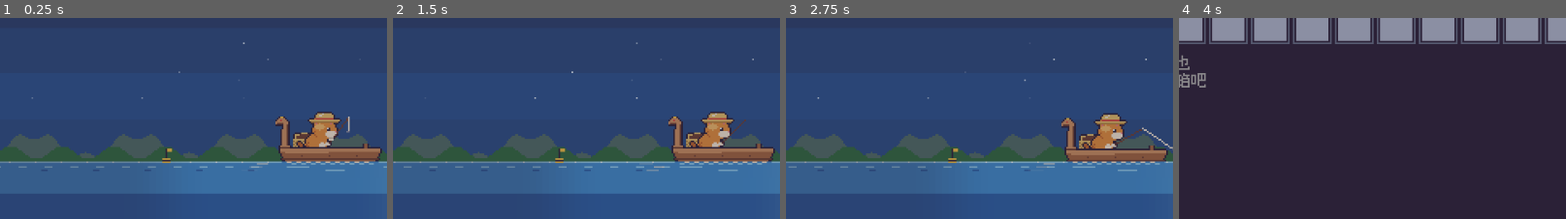
Above: before the commit, frames 1-4 (left to right).
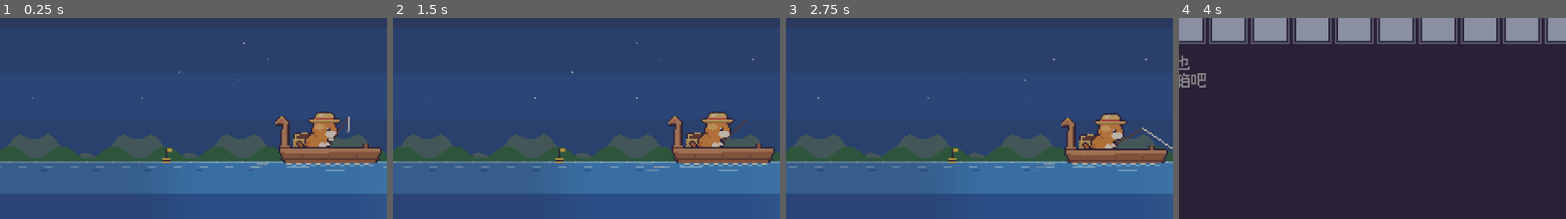
Above: after the commit, the same moments.

Repository: jiahecairen/pixel-cat-fishing
Game: Godot game, scene res://presentation/main.tscn
The game is run twice, just before and just after one commit, with the same random seed, the same clock (stepped at 60 frames per second) and the same inputs.
Inputs (mouse positions are % of the whole screen's width and height, from its top left):
- Up to frame 1 (0.25 s): no input
- Up to frame 2 (1.5 s): tap Enter at 0.5, 0.6 s; move the mouse to (45, 70) at 0.52 s; hold Up 0.53-1.25 s; click (45, 70) at 0.67 s; tap Space at 0.77 s; drag from (80, 65) to (45, 70) at 1.27 s
- Up to frame 3 (2.75 s): move the mouse to (20, 35) at 2.02 s; hold Left from 2.03 s (still down); tap C at 2.1 s
- Up to frame 4 (4 s): release Left at 2.75 s; drag from (55, 50) to (20, 35) at 2.77 s; move the mouse to (35, 25) at 3.52 s; hold Down from 3.53 s (still down); tap I at 3.6 s; tap Space at 3.77 s
The pictures show only the part of the screen within x 9-59%, y 44-94%; the shares and areas given below are measured in that part.

The runs differ from the first frame. In frame 1, 0.6% of the frame differs, in the area x 72-98%, y 71-75%; in frame 2, 0.6%; in frame 3, 0.6%; in frame 4, nothing differs.

Commit message:
v0.35: 收杆再划船、摊位柜台后行走、迷你窗居中、cm 尺寸
Co-Authored-By: Claude Sonnet 5.5 <noreply@anthropic.com>
Claude-Session: https://claude.ai/code/session_01MGVgxpnz2EqSwpVSKzj7dd

Diff:
--- a/core/game.gd
+++ b/core/game.gd
@@ -274,6 +274,7 @@
 		return false
 	var now: int = _clock.now_ms()
 	fishing.stop(now)
+	state.journey["line_out"] = 1
 	journey.depart(now)
 	_cancel_bird()
 	dirty = true
@@ -331,6 +332,10 @@
 	return int(state.effects["lucky_until_ms"]) > _clock.now_ms()
 
 ## 船所在位置属于哪片水域（"deep" / "normal" / "shallow"）。
+## 鸟飞来后停多久才送礼/偷鱼（画面里鸟停留的时间也按它）。
+func bird_act_after_ms() -> int:
+	return int(_birds.get("act_after_ms", 6000))
+
 func zone_id(x: float) -> String:
 	for z in _water.get("zones", []):
 		if x < float(z["max_x"]):
@@ -352,12 +357,36 @@
 	return Vector2(float(_water.get("boat_min_x", 30)), float(_water.get("boat_max_x", 440)))
 
 func can_steer() -> bool:
+	if fishing.state in [FishingSystem.State.HOOKED, FishingSystem.State.REELING, FishingSystem.State.SETTLEMENT]:
+		return false          # 正在收鱼，先让这条鱼收完
 	return (journey.activity() == Journey.Activity.FISHING or journey.activity() == Journey.Activity.IDLE_FULL) and not pomodoro.is_break()
+
+## 钓竿是不是甩出去了。划船会把竿收起来，停船后要按互动键重新甩竿。
+func line_out() -> bool:
+	return int(state.journey["line_out"]) == 1
+
+## 收杆：停掉这一竿（饵已经上了，没钓到就算丢了）。
+func reel_in() -> bool:
+	if not line_out():
+		return false
+	state.journey["line_out"] = 0
+	fishing.stop(_clock.now_ms())
+	dirty = true
+	return true
+
+## 停船后重新开始钓鱼。
+func cast_line() -> bool:
+	if line_out() or journey.activity() != Journey.Activity.FISHING or pomodoro.is_break():
+		return false
+	state.journey["line_out"] = 1
+	dirty = true
+	return true
 
 ## 划船：把船挪到 x（夹在可划范围内）。钓鱼不会被打断，咬钩时按船此刻所在的水域抽鱼。
 func steer_to(x: float) -> bool:
 	if not can_steer():
 		return false
+	reel_in()                  # 划船要先收杆
 	var nx := clampf(x, float(_water.get("boat_min_x", 30)), float(_water.get("boat_max_x", 440)))
 	if int(round(nx)) != journey.boat_x():
 		journey.set_boat_x(nx)
@@ -410,6 +439,10 @@
 # ------------------------------------------------------------------ 内部
 func _tick_fishing(now: int, events: Array) -> void:
 	var focus := in_focus()
+	if not line_out():                  # 钓竿收着（刚划过船）：等玩家按互动键再甩
+		if fishing.is_active():
+			fishing.stop(now)
+		return
 	# 下雨：鱼咬钩更快（等待时间缩短到 1/1.05）
 	var rain_speed := _rain_cfg("rain_bite_speed", 1.0) if _raining else 1.0
 	fishing.wait_multiplier = (1.0 if focus else _free_multiplier) / rain_speed
@@ -524,6 +557,8 @@
 	if r == "":
 		return
 	dirty = true
+	if r == "back":
+		state.journey["line_out"] = 1      # 回到钓点：自动甩竿
 	match r:
 		"sale":
 			var mult := focus_multiplier()
--- a/core/game_state.gd
+++ b/core/game_state.gd
@@ -20,7 +20,7 @@
 var inventory: Dictionary = {}
 ## 物品效果：幸运鱼饵的到期时刻、招财铃剩余的单数
 var effects: Dictionary = {"lucky_until_ms": 0, "bell_sales": 0, "napped_end_ms": 0, "bird_next_ms": 0, "bird_act_ms": 0}
-var journey: Dictionary = {"activity": 0, "phase_start_ms": 0, "phase_end_ms": 0, "next_eat_ms": 0, "paused_at_ms": 0, "sales": 0, "roam_x": 0, "walk_from": -1, "boat_x": 260}
+var journey: Dictionary = {"activity": 0, "phase_start_ms": 0, "phase_end_ms": 0, "next_eat_ms": 0, "paused_at_ms": 0, "sales": 0, "roam_x": 0, "walk_from": -1, "boat_x": 260, "line_out": 1}
 var stats: Dictionary = {"total_pomodoros": 0, "daily": {}, "total_fish": 0, "fish_counts": {}, "chests": 0, "fish_best": {}, "empty_casts": 0}
 ## 时长设置为 0 表示"使用 balance.json 的默认值"
 ## view_mode: 0 = 桌面迷你悬浮窗，1 = 全画面窗口
--- a/data/balance.json
+++ b/data/balance.json
@@ -270,7 +270,7 @@
     "min_ms": 180000,
     "max_ms": 480000,
     "steal_chance": 0.3,
-    "act_after_ms": 6000,
+    "act_after_ms": 10000,
     "bottle_chance": 0.5
   },
   "equipment": {
--- a/presentation/labels.gd
+++ b/presentation/labels.gd
@@ -65,8 +65,8 @@
 	"空": Rect2(0, 600, 9, 10),
 	"钓到": Rect2(0, 610, 19, 10),
 	"面团": Rect2(0, 620, 19, 10),
-	"厘米": Rect2(0, 630, 19, 10),
-	"装上": Rect2(0, 640, 19, 10),
+	"装上": Rect2(0, 630, 19, 10),
+	"空格键开始钓鱼": Rect2(0, 640, 69, 10),
 	"物品栏": Rect2(0, 650, 29, 10),
 	"使用": Rect2(0, 660, 19, 10),
 	"空空如也": Rect2(0, 670, 39, 10),
--- a/presentation/main.gd
+++ b/presentation/main.gd
@@ -28,7 +28,7 @@
 const FULL_MIN_H := 180          # 全画面至少能看到这么高的世界
 const FULL_MIN_W := 256
 const FULL_DEFAULT := Vector2i(960, 540)
-const FONT_ORDER := "0123456789:/+x-"
+const FONT_ORDER := "0123456789:/+x-cm"
 const FPS_NORMAL := 30
 const FPS_DRAG := 60
 const SFX := ["click", "cast", "twitch", "bite", "reel", "catch", "rare", "coin", "buy", "deny", "done", "break_end"]
@@ -46,6 +46,7 @@
 # ---- 界面布局（界面坐标） ----
 const PANEL_POS := Vector2(15, 1)
 const PANEL_SIZE := Vector2(110, 27)
+const MINI_HUD_DX := -6.0              # 迷你窗里顶栏左移，让它在 128 宽的窗口里居中
 const BTN_MAIN := Rect2(78, 3, 11, 11)
 const BTN_TOWN := Rect2(89, 3, 11, 11)
 const BTN_MENU := Rect2(100, 3, 11, 11)     # 齿轮：只打开设置
@@ -57,7 +58,7 @@
 const QUIT_BOX := Rect2(15, 30, 110, 36)
 const QUIT_YES := Rect2(24, 49, 36, 13)
 const QUIT_NO := Rect2(80, 49, 36, 13)
-const MINI_SCENE := Rect2(4, 28, 121, 66)     # 迷你视图里可拖动/可点击的场景区域
+const MINI_SCENE := Rect2(0, 28, 128, 66)     # 迷你视图里可拖动/可点击的场景区域
 const MINI_CAM_Y := World.WATER_Y - 74
 const MINI_CAT_X := 44                        # 迷你视图里小猫固定出现的横坐标
 const FULL_UI_OFF := Vector2(-11, 3)
@@ -105,6 +106,7 @@
 var _confirm_quit: bool = false   # 正在显示"确定要退出吗"
 var interior: String = ""        # 小猫所在的屋子（"" = 在室外）；不存档，重启后回到门口
 var _last_walk_input: int = -100000
+var _row_ready_at: int = 0      # 收杆动作做完、可以开始划船的时刻
 const KEYS_LEFT := [KEY_LEFT, KEY_A]
 const KEYS_RIGHT := [KEY_RIGHT, KEY_D]
 const KEYS_ACT := [KEY_SPACE, KEY_ENTER, KEY_E, KEY_UP, KEY_W]
@@ -372,15 +374,23 @@
 		# 在船上：方向键划船（每帧重新读回存档里的位置，避免和别处改动打架）
 		if absf(_boat_fx - float(j.boat_x())) > 1.5:
 			_boat_fx = float(j.boat_x())
-		_boat_fx = clampf(_boat_fx + dir * BOAT_SPEED * game.move_speed() * dt, 0.0, 9999.0)
-		game.steer_to(_boat_fx)
-		var lim := game.boat_limits()
-		world.boat_moving = not ((dir < 0 and j.boat_x() <= lim.x) or (dir > 0 and j.boat_x() >= lim.y))   # 顶到头就不划了
+		if game.line_out():                          # 竿还在水里：先快速收杆，收完才开始划
+			game.reel_in()
+			world.retract_t0 = t
+			_row_ready_at = t + World.RETRACT_MS
 		world.boat_dir = float(dir)
 		_last_walk_input = t
+		if t >= _row_ready_at:
+			_boat_fx = clampf(_boat_fx + dir * BOAT_SPEED * game.move_speed() * dt, 0.0, 9999.0)
+			game.steer_to(_boat_fx)
+			var lim := game.boat_limits()
+			world.boat_moving = not ((dir < 0 and j.boat_x() <= lim.x) or (dir > 0 and j.boat_x() >= lim.y))   # 顶到头就不划了
 	elif dir != 0 and j.in_town():
-		if j.activity() != Journey.Activity.ROAM and game.begin_roam(world.cat_pos.x):
-			_roam_fx = world.cat_pos.x
+		if j.activity() != Journey.Activity.ROAM:
+			var was_behind: bool = world.walk_behind or j.activity() == Journey.Activity.VENDING or j.activity() == Journey.Activity.SOLD_OUT
+			if game.begin_roam(world.cat_pos.x):
+				_roam_fx = world.cat_pos.x
+				world.roam_behind = was_behind       # 在摊位里按方向键：先在柜台后面走，走出摊位才回到前面
 		if j.activity() == Journey.Activity.ROAM:
 			if absf(_roam_fx - j.roam_x()) > 1.5:
 				_roam_fx = j.roam_x()      # 读档后或从屋里出来：以存档里的位置为准，避免第一步瞬移到码头
@@ -391,17 +401,22 @@
 			_last_walk_input = t
 	elif j.activity() == Journey.Activity.ROAM and mini:
 		# 玩家接管后小猫就一直听玩家的，不会自己走开；只有切到迷你悬浮窗才交还给自动流程
-		var x := float(j.roam_x())
-		game.end_roam(world.frac_to_stall(x), world.frac_to_boat(x))
-
-
-## 互动键：在海上 = 去小镇；自由走动时在摊位旁 = 开张，在码头 = 上船。
+		_end_roam_auto(float(j.roam_x()))
+
+
+func _end_roam_auto(x: float) -> void:
+	world.route_behind_start = world.roam_behind
+	game.end_roam(world.frac_to_stall(x), world.frac_to_boat(x))
+
+
+## 互动键：在海上 = 收着竿时重新甩竿；自由走动时在摊位旁 = 开张，在码头 = 上船。
 func _interact() -> void:
 	var j: Journey = game.journey
 	if interior != "":
 		_interact_inside()
 	elif j.on_boat():
-		_go_to_town()
+		if j.activity() == Journey.Activity.FISHING and game.cast_line():
+			play("click")             # 停船后按互动键：重新甩竿
 	elif j.activity() == Journey.Activity.SOLD_OUT:
 		_go_fishing()
 	elif j.activity() == Journey.Activity.ROAM:
@@ -410,7 +425,7 @@
 			game.roam_board(world.frac_to_boat(x))
 			play("click")
 		elif world.near_stall(x) and not game.state.basket.is_empty():
-			game.end_roam(world.frac_to_stall(x), world.frac_to_boat(x))      # 从当前位置走到摊位后面开张
+			_end_roam_auto(x)      # 从当前位置走到摊位后面开张
 			play("click")
 		elif not world.door_near(x).is_empty():
 			_enter_building(world.door_near(x)[2])
@@ -485,6 +500,10 @@
 	_update_polygon()
 
 
+func _hud_dx() -> float:
+	return MINI_HUD_DX if mini else 0.0
+
+
 func _update_polygon() -> void:
 	if not adapter.is_overlay():
 		return
@@ -492,7 +511,7 @@
 		adapter.set_interactive_polygon(get_window(), PackedVector2Array())
 		return
 	# 上面是 HUD 面板，下面是场景；两块拼成一个多边形，其余透明区域鼠标穿透
-	var p := PANEL_POS
+	var p := PANEL_POS + Vector2(_hud_dx(), 0)
 	var s := MINI_SCENE
 	var pts := PackedVector2Array([
 		p, Vector2(p.x + PANEL_SIZE.x, p.y), Vector2(p.x + PANEL_SIZE.x, s.end.y),
@@ -720,9 +739,7 @@
 			world.bird_start(e["kind"], e["item"], t)
 		"bird_gift":
 			var gift: Dictionary = game.inventory.by_id.get(e["item"], {})
-			if tex.has(gift.get("sprite", "")):
-				_float("+1", gift["sprite"], world.cat_pos + Vector2(-14, -14))
-			play("catch")
+			play("catch")      # 礼物已经在鸟松爪时掉进船里了，不再另外飘一个
 		"bird_steal":
 			play("deny")
 		"ate":
@@ -811,6 +828,7 @@
 		return
 	var v: Vector2 = event.position / float(px_scale)   # 视图坐标
 	var p := v - ui_off                                  # 界面坐标
+	var hp := p - Vector2(_hud_dx(), 0)                  # 顶栏自己的坐标（迷你窗里整体左移了）
 	if _confirm_quit:
 		# 确认框打开时只认这两个按钮，点别处一律当作取消
 		if QUIT_YES.has_point(p):
@@ -819,13 +837,13 @@
 			_confirm_quit = false
 			play("click")
 		return
-	if BTN_MAIN.has_point(p):
+	if BTN_MAIN.has_point(hp):
 		_pressed_btn = "main"
 		_press_main()
-	elif BTN_TOWN.has_point(p):
+	elif BTN_TOWN.has_point(hp):
 		_pressed_btn = "town"
 		_town_button()
-	elif BTN_MENU.has_point(p):
+	elif BTN_MENU.has_point(hp):
 		# 面板上只留"设置"。商店、图鉴、统计、换形象都要去镇上对应的房子里
 		play("click")
 		if wardrobe.open:
@@ -837,17 +855,17 @@
 			menu.tab = 3
 			menu.open = true
 		_update_polygon()
-	elif BTN_STATUS.has_point(p):
+	elif BTN_STATUS.has_point(hp):
 		toggle_status()
-	elif BTN_VIEW.has_point(p):
+	elif BTN_VIEW.has_point(hp):
 		play("click")
 		toggle_view_mode()
-	elif BTN_BAG.has_point(p):
+	elif BTN_BAG.has_point(hp):
 		toggle_bag()
-	elif BTN_CLOSE.has_point(p) and _quit_button_visible():
+	elif BTN_CLOSE.has_point(hp) and _quit_button_visible():
 		play("click")
 		_confirm_quit = true      # 先问一句，不直接退出
-	elif Rect2(PANEL_POS, PANEL_SIZE).has_point(p):
+	elif Rect2(PANEL_POS, PANEL_SIZE).has_point(hp):
 		pass
 	elif bag.click(p) or menu.click(p) or wardrobe.click(p):
 		pass
@@ -964,7 +982,9 @@
 		_draw_floats(t)
 	draw_set_transform(ui_off)
 	if not mini or _mini_shown:
+		draw_set_transform(ui_off + Vector2(_hud_dx(), 0))
 		_draw_hud(now)
+		draw_set_transform(ui_off)
 	menu.draw()
 	wardrobe.draw()
 	bag.draw()
@@ -1071,8 +1091,8 @@
 				elif world.stroller_near(rx, Time.get_ticks_msec()) >= 0 and not world.near_pier(rx):
 					hint = "空格键聊天"
 				label(hint, Vector2(17, 41), hint_col)
-		elif game.can_go_to_town():
-			label("空格键去小镇", Vector2(17, 30), hint_col)
+		elif game.journey.activity() == Journey.Activity.FISHING and not game.line_out() and not game.pomodoro.is_break():
+			label("空格键开始钓鱼", Vector2(17, 30), hint_col)
 		if game.can_steer():
 			label("方向键划船", Vector2(17, 41), hint_col)
 			label(ZONE_LABEL.get(game.zone_id(float(game.journey.boat_x())), "普通水域"), Vector2(17, 52), hint_col)
--- a/presentation/menu.gd
+++ b/presentation/menu.gd
@@ -135,8 +135,7 @@
 		if tip_count > 0:
 			m.text("x%d" % tip_count, Vector2(60, 85), Pal.L_W)      # 鼠标放上去才显示数量，免得和旁边的鱼图叠在一起
 		if tip_price > 0:
-			m.label("厘米", Vector2(90, 82), Pal.L_Y)
-			m.text_right(str(tip_price), 89, 85, Pal.L_Y)             # 这种鱼钓到过的最大尺寸
+			m.text_right("%dcm" % tip_price, 110, 85, Pal.L_Y)         # 这种鱼钓到过的最大尺寸
 	else:
 		m.label("共钓到", Vector2(19, 82), Pal.L_A)
 		m.text(str(int(g.state.stats["total_fish"])), Vector2(52, 85), Pal.L_W)
--- a/presentation/world.gd
+++ b/presentation/world.gd
@@ -53,6 +53,7 @@
 var boat_moving: bool = false   # 玩家正用方向键划船
 var boat_dir: float = 1.0
 var bird: Dictionary = {}       # 正在来访的鸟：{kind, item, t0}
+var retract_t0: int = -100000     # 划船前收杆动作开始的时刻
 var bait_id: String = ""        # 这一竿钩上的饵（"" = 面团），画上饵动作用
 var eat_t0: int = -100000
 var eat_fish: String = ""
@@ -61,7 +62,10 @@
 var chest_open_t0: int = -100000   # 宝箱被打开的时刻
 var leaving: Array = []       # 买完离开的顾客: {kind, t0}
 var walk_flip: bool = false   # 自动行走时是否朝左
-var walk_behind: bool = false # 自动行走时小猫正在柜台后面（绕过摊位的那一段）
+var walk_behind: bool = false # 小猫此刻在柜台后面（自动绕过摊位的那一段，或玩家带着它在摊位里走）
+var roam_behind: bool = false # 玩家在摊位里按方向键：小猫先留在柜台后面，走出摊位才回到前面
+var roam_exit_x: float = -1e9 # 刚从柜台后面走出来的位置（用来让小猫从抬高处慢慢落回地面）
+var route_behind_start: bool = false # 这一趟去摊位是从柜台后面出发的，不用再绕一圈
 var roam_flip: bool = false   # 自由走动时是否朝左
 var roam_moving: bool = false
 var customer_kind: int = 0        # 当前这一单的顾客样子
@@ -101,6 +105,10 @@
 			boat_x = DOCK_X
 	boat_x = roundf(boat_x)
 	walk_behind = false
+	if j.activity() != Journey.Activity.ROAM:
+		roam_behind = false
+	if j.activity() != Journey.Activity.WALK_TO_STALL:
+		route_behind_start = false
 	match j.activity():
 		Journey.Activity.WALK_TO_STALL, Journey.Activity.WALK_TO_BOAT:
 			# 默认从码头走到摊位（或反过来）；如果是玩家松手后接管，则从松手的位置出发
@@ -109,7 +117,18 @@
 			walk_behind = pose["behind"]
 			cat_pos = Vector2(roundf(pose["x"]), roundf(pose["y"]))
 		Journey.Activity.ROAM:
-			cat_pos = Vector2(j.roam_x(), GROUND_Y - 28)
+			var rx := float(j.roam_x())
+			var ry := float(GROUND_Y - 28)
+			if roam_behind:
+				if rx <= CORNER_L or rx >= CORNER_R:       # 完全走出摊位了：回到柜台前面
+					roam_behind = false
+					roam_exit_x = rx
+				else:
+					ry = float(GROUND_Y) - 31.0 + 2.0 * clampf(minf(rx - CORNER_L, CORNER_R - rx) / 30.0, 0.0, 1.0)
+			if not roam_behind:
+				ry -= float(LIFT) * clampf(1.0 - absf(rx - roam_exit_x) / 12.0, 0.0, 1.0)   # 刚走出来时还抬高着，慢慢落回地面
+			walk_behind = roam_behind
+			cat_pos = Vector2(rx, roundf(ry))
 		Journey.Activity.VENDING, Journey.Activity.SOLD_OUT:
 			cat_pos = Vector2(STALL_CAT_X, GROUND_Y - 29)      # 脚踩在地面上
 		_:
@@ -123,7 +142,9 @@
 	return Rect2(cat_pos + Vector2(34, -11 - (t / 600) % 2), Vector2(19, 18))   # 在头的右上方，不被迷你视图的面板挡住
 
 ## 小猫从 x 绕进柜台后面的路线：先在柜台前走到最近的一端，再绕进去走到摊位后面。
-func stall_route(from_x: float) -> Dictionary:
+func stall_route(from_x: float, behind_start: bool = false) -> Dictionary:
+	if behind_start and from_x > CORNER_L and from_x < CORNER_R:        # 已经在柜台后面：直接走过去
+		return {"corner": from_x, "l1": 0.0, "l2": absf(STALL_CAT_X - from_x)}
 	var dl := absf(from_x - CORNER_L) + float(STALL_CAT_X - CORNER_L)
 	var dr := absf(CORNER_R - from_x) + float(CORNER_R - STALL_CAT_X)
 	var corner: float = CORNER_L if dl <= dr else CORNER_R
@@ -135,7 +156,7 @@
 	var front_y := float(GROUND_Y - 28)
 	if to_stall:
 		var f := from if from >= 0.0 else float(WALK_FROM_X)
-		var r := stall_route(f)
+		var r := stall_route(f, route_behind_start)
 		var corner: float = r["corner"]
 		var l1: float = r["l1"]
 		var l2: float = r["l2"]
@@ -159,7 +180,7 @@
 
 ## 从 x 走到摊位 / 码头的路程，占"码头↔摊位"全程的比例。
 func frac_to_stall(x: float) -> float:
-	var r := stall_route(x)
+	var r := stall_route(x, roam_behind)
 	return (float(r["l1"]) + float(r["l2"])) / float(STALL_CAT_X - WALK_FROM_X)
 
 func frac_to_boat(x: float) -> float:
@@ -357,8 +378,8 @@
 	var j: Journey = g.journey
 	var act: int = j.activity()
 	var on_break: bool = g.pomodoro.is_break()
-	var left := cam.x + (2 if mini else 0)
-	var right := cam.x + view.x - (2 if mini else 0)
+	var left := cam.x
+	var right := cam.x + view.x
 	var bottom := cam.y + view.y
 
 	if not mini:
@@ -417,6 +438,8 @@
 	var behind_counter: bool = act == Journey.Activity.VENDING or act == Journey.Activity.SOLD_OUT or walk_behind
 	if in_town and behind_counter:
 		_draw_town_cat(act, on_break, now, t)
+	for px in [2.0, 40.0]:     # 两根立柱在猫前面：小猫从柜台后面走过时被立柱挡一下
+		m.draw_texture_rect_region(m.tex["stall_back"], Rect2(STALL_X + px, GROUND_Y - 30, 4, 32), Rect2(px, 10, 4, 32))
 	m.draw_texture(m.tex["stall_front"], Vector2(STALL_X, GROUND_Y - 11))
 	if act == Journey.Activity.VENDING:
 		_draw_stall_goods()
@@ -490,7 +513,7 @@
 func _draw_waterline(bob_y: float, t: int) -> void:
 	var x0 := boat_x - 1.0
 	var w := 66.0
-	var top := float(WATER_Y)              # 水线和浮漂入水的位置持平，船身只露出水面以上的部分
+	var top := float(WATER_Y + 1)          # 水线和浮漂入水的位置持平，船身只露出水面以上的部分
 	var zones: Array = m.game.zone_bounds(SHORE_X)
 	# 盖住船底的水：颜色要和这里的海一致（含水域染色），按 3 像素一列画
 	var cx := x0
@@ -541,7 +564,8 @@
 	if bird.is_empty():
 		return
 	var d: int = t - int(bird["t0"])
-	if d > 9500:
+	var act: int = m.game.bird_act_after_ms()      # 鸟停多久才送礼/偷鱼
+	if d > act + 3500:
 		bird = {}
 		return
 	var steal: bool = bird["kind"] == "steal"
@@ -552,15 +576,15 @@
 		var k := _ease(float(d) / 2500.0)
 		var pos := (perch + Vector2(170, -70)).lerp(perch, k) + Vector2(0, roundf(sin(d / 150.0) * (1.0 - k) * 3.0))
 		m.tex_frame("bird_fly", (pos + Vector2(-1, 1)).round(), (d / 110) % 2, 2)
-	elif d < 6000:
+	elif d < act:
 		if (d / 1300) % 3 == 2:
 			m.tex_frame_flipped("bird_perch", perch, 0, 1)        # 回头张望
 		else:
 			m.draw_texture(m.tex["bird_perch"], perch)
 	else:
-		var e := float(d - 6000) / 3500.0
-		if not steal and m.tex.has(item_tex) and d < 6700:       # 东西掉进船里
-			var fall := float(d - 6000) / 700.0
+		var e := float(d - act) / 3500.0
+		if not steal and m.tex.has(item_tex) and d < act + 700:       # 东西掉进船里
+			var fall := float(d - act) / 700.0
 			m.draw_texture(m.tex[item_tex], perch.lerp(Vector2(boat_x + 26, bob_y - 4), fall * fall).round())
 		var pos := perch + Vector2(-120.0 * e, -70.0 * e - 25.0 * e * e)
 		m.tex_frame("bird_fly", (pos + Vector2(-1, 1)).round(), (d / 100) % 2, 2)
@@ -762,9 +786,24 @@
 func _idle_sleeping(now: int) -> bool:
 	return (now / 40000) % 2 == 0
 
+const RETRACT_MS := 380
+
+## 划船前的快速收杆：浮漂被提回竿梢，竿子抬起来。
+func _draw_retract(t: int) -> void:
+	var prog := clampf(float(t - retract_t0) / float(RETRACT_MS), 0.0, 1.0)
+	var tip := TIP_WAIT.lerp(TIP_IDLE, prog)
+	var tip_abs := (cat_pos + tip).round()
+	m.pixel_line(cat_pos + HAND, tip_abs, Pal.U_O)
+	var b := bobber_rest().lerp(tip_abs + Vector2(-2, 0), prog * prog).round() + Vector2(0, roundf(-6.0 * sin(prog * PI)))
+	m.pixel_line(tip_abs, b + Vector2(2, 0), Pal.L_W)
+	m.draw_texture(m.tex["bobber"], b)
+
 func _draw_boat_extras(act: int, on_break: bool, now: int, t: int) -> void:
 	if on_break:
 		m.draw_texture(m.tex["zzz"], cat_pos + Vector2(32, -2 - (t / 500) % 3))
+		return
+	if t - retract_t0 < RETRACT_MS and not boat_moving:
+		_draw_retract(t)
 		return
 	if boat_moving and (act == Journey.Activity.FISHING or act == Journey.Activity.IDLE_FULL):
 		_draw_rowing(boat_dir, t)
@@ -892,9 +931,7 @@
 ## 钓上来的鱼旁边标出大小（厘米）。
 func _draw_size_tag(fish_pos: Vector2, size: int) -> void:
 	var col: Color = Pal.L_W if float(m.game.sky()["dark"]) > 0.35 else Pal.U_K
-	var s := str(size)
-	m.text(s, fish_pos + Vector2(2, -9), col)
-	m.label("厘米", fish_pos + Vector2(4 + s.length() * 4, -12), col)
+	m.text("%dcm" % size, fish_pos + Vector2(2, -9), col)
 
 func _hooked_tex() -> Texture2D:
 	if m.game.fishing.hooked_fish == Fishing.CHEST:
--- a/tests/run_tests.gd
+++ b/tests/run_tests.gd
@@ -668,6 +668,13 @@
 	check(zb.size() == 3 and zb[0]["x0"] == 0.0 and zb[2]["x1"] == 640.0 and zb[1]["x0"] == zb[0]["x1"], "水域范围首尾相接")
 	check(g.can_steer() and g.steer_to(120.0) and g.journey.boat_x() == 120, "钓鱼时可以划船")
 	check(g.steer_to(-50.0) and g.journey.boat_x() == 30 and g.steer_to(9999.0) and g.journey.boat_x() == 440, "划船范围有边界")
+	check(not g.line_out() and g.fishing.state == Fishing.State.IDLE, "划船先收杆")
+	var c0: FakeClock = g._clock
+	_run(g, c0, 30)
+	check(g.fishing.state == Fishing.State.IDLE and not g.fishing.is_active(), "停船后不会自己甩竿")
+	check(g.cast_line() and g.line_out() and not g.cast_line(), "按互动键重新甩竿，不能重复")
+	_run(g, c0, 2)
+	check(g.fishing.is_active(), "甩竿后恢复钓鱼")
 	g.economy.add_catch(g.state, "w1", "bass", false)
 	g.go_to_town()
 	check(not g.can_steer() and not g.steer_to(200.0), "出发后不能划船")
Not shown, added: _v033b_md5_202111.txt
Not shown, added: _v034_md5_203910.txt
Not shown, added: assets/sfx/twitch.wav.import
Binary file changed: assets/sprites/font.png
Not shown, added: assets/sprites/item_bait_shrimp.png.import
Not shown, added: assets/sprites/item_bait_worm.png.import
Binary file changed: assets/sprites/labels.png
Not shown, added: assets/sprites/tangle.png.import
Not shown, added: Claude outputs/CatFishing.zip
Not shown, added: Claude outputs/CatFishing31.zip
Not shown, added: Claude outputs/_back.tgz
Not shown, added: Claude outputs/_clean.bundle
(and 7 more such lines)
